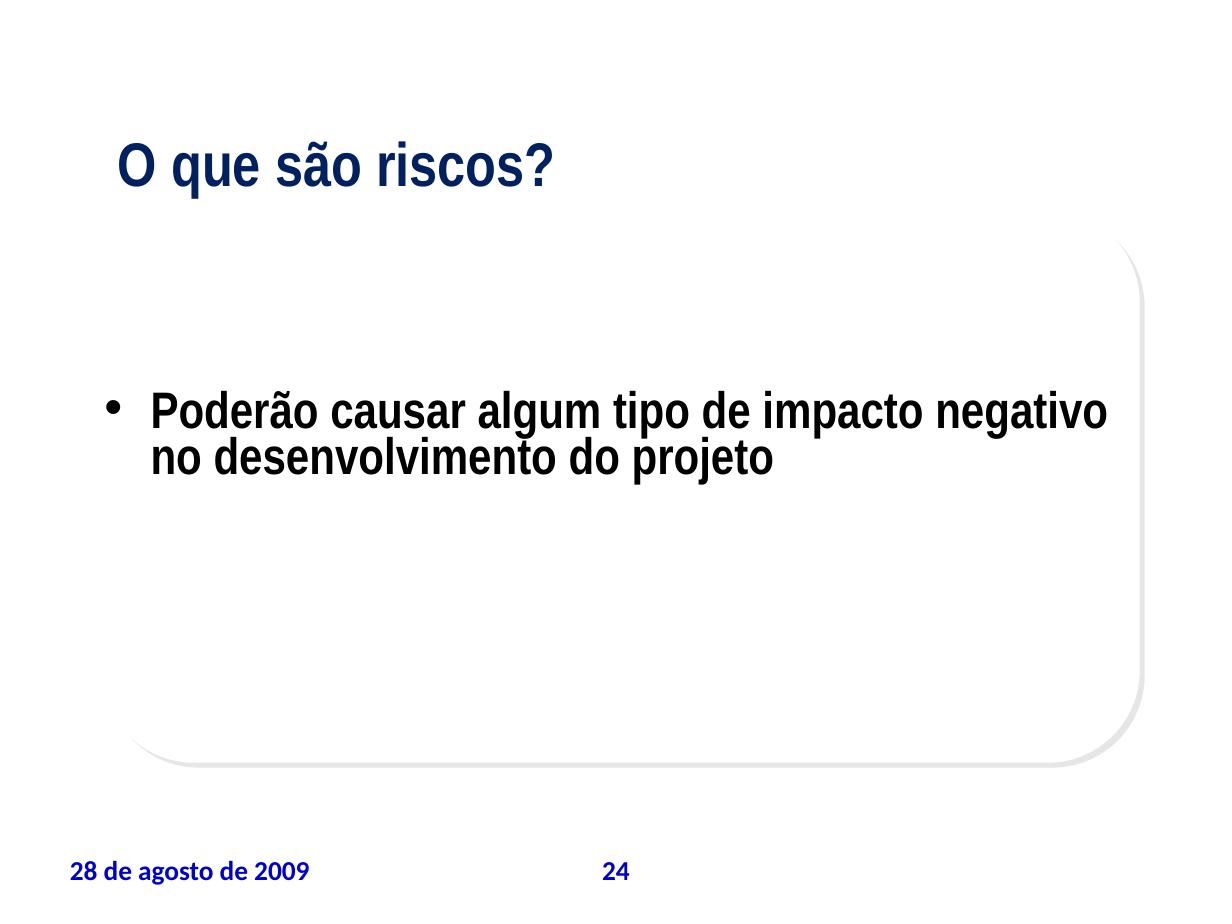
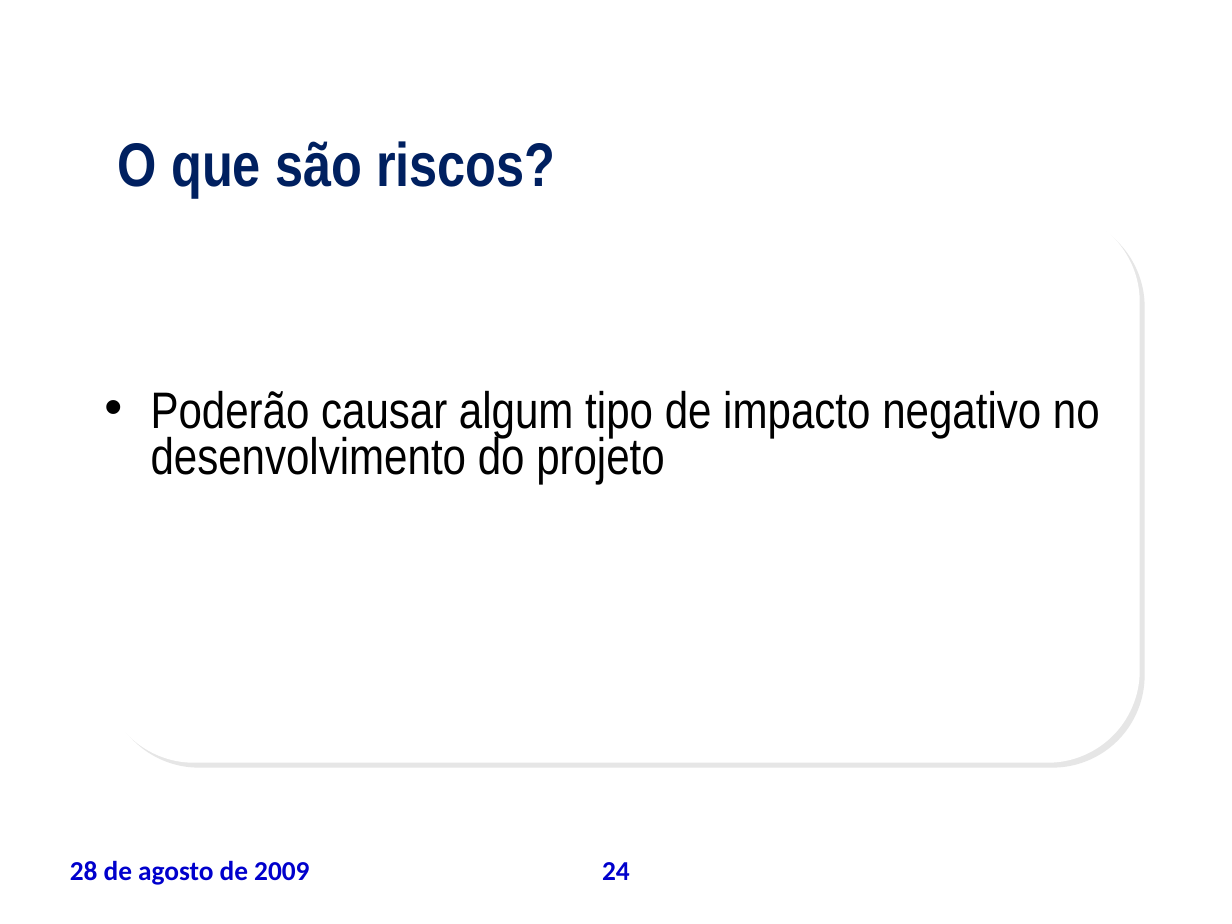
Before and after one commit to leoevaristo/psa20092, a slide deck: slide 24 of ARTEFATOS/TAP_apresentacao.ppt. Drawn at 1232x924 pixels with LibreOffice and Linux fonts; fonts in the diff are those of the drawing; background and template pictures are left out. Boxes give left, top, right and bottom in pixels: in the first picture for what was removed or moved away, otherwise in the second. Text is boxed around its words. In the diff, an @@ line names an element or a change of style, - is before the commit and + after.

```diff
--- a/ARTEFATOS/TAP_apresentacao.ppt
+++ b/ARTEFATOS/TAP_apresentacao.ppt
@@ text "Poderão causar algum tipo de ..." at box(151, 390, 1100, 485): bold off @@
```
Also in this commit, not shown: 4 other slides changed.
